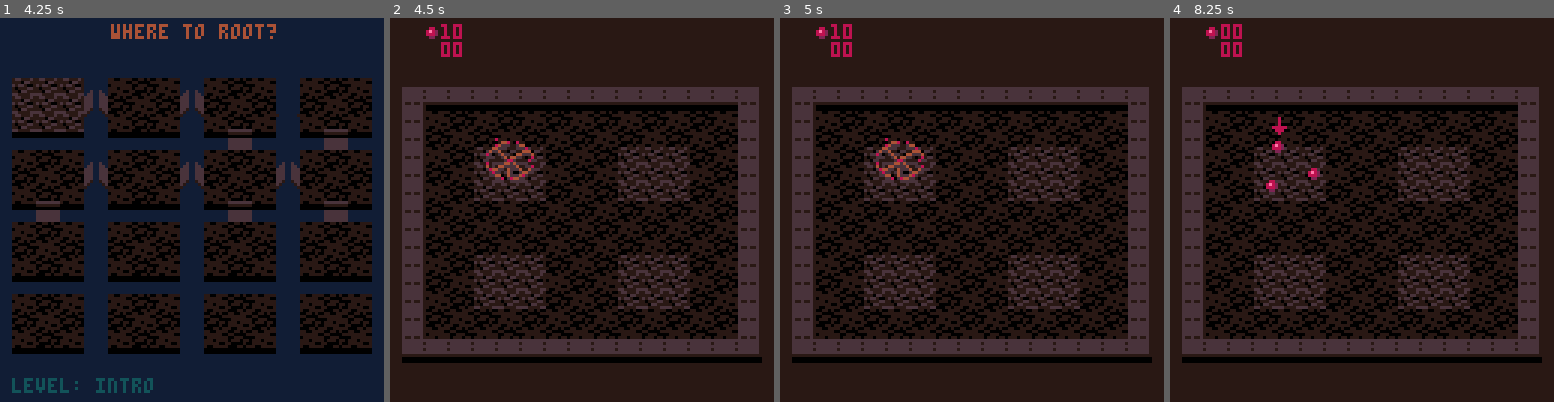
Above: before the commit, frames 1-4 (left to right).
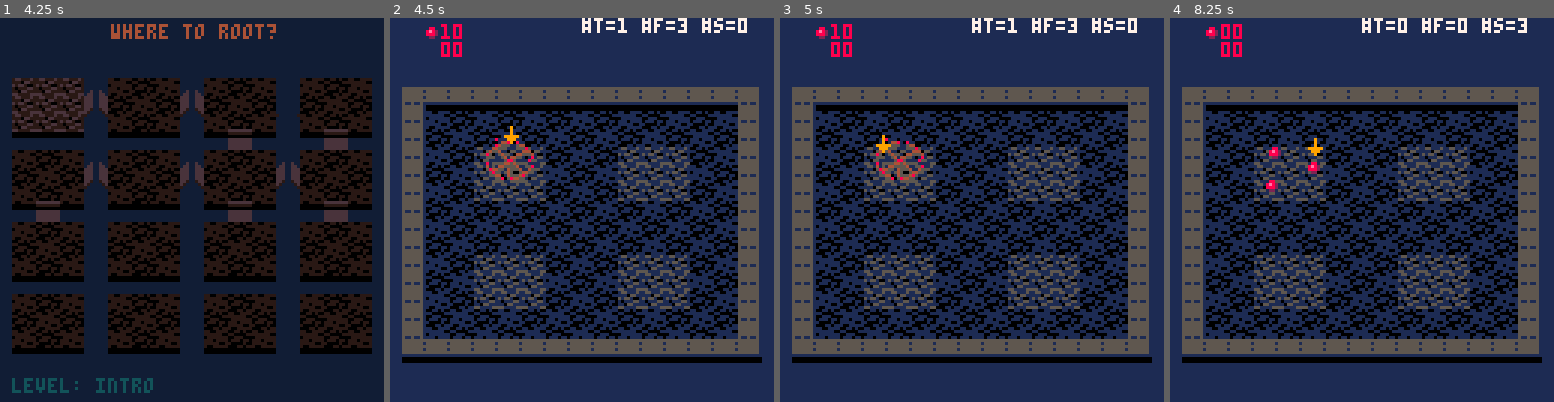
Above: after the commit, the same moments.

Repository: erwinbonsma/WhereToRootPico8
Game: PICO-8 cartridge wheretoroot.p8
The game is run twice, just before and just after one commit, with the same random seed, the same clock (stepped at 60 frames per second) and the same inputs.
Inputs:
- Up to frame 1 (4.25 s): tap O (Z key) at 0.33, 0.7, 1.43, 2.22, 3.1, 3.98 s; tap X (X key) at 1.07, 2.07, 2.4, 2.73, 3.07, 3.4, 3.73, 4.07 s; hold Left 1.97-2.37 s; hold Down 2.42-2.82 s; hold Right 2.87-3.53 s; hold Up 3.58-4.08 s; hold Right from 4.13 s (still down)
- Up to frame 2 (4.5 s): keep holding Right; tap X (X key) at 4.4 s
- Up to frame 3 (5 s): release Right at 4.53 s; hold Down from 4.58 s (still down); tap X (X key) at 4.73 s; tap O (Z key) at 4.87 s
- Up to frame 4 (8.25 s): tap X (X key) every 0.33 s from 5.07 to 8.07 s; release Down at 5.08 s; hold Left 5.13-5.8 s; tap O (Z key) at 5.75, 6.63, 7.52 s; hold Up 5.85-6.18 s; hold Left 6.23-6.63 s; hold Down 6.68-7.08 s; hold Right 7.13-7.8 s; hold Up from 7.85 s (still down)

Frame 1 is identical in both runs. In frame 2, 81% of the frame differs, in the area x 0-100%, y 0-100%; in frame 3, 81%; in frame 4, 82%.

Commit message:
Extend selection to any object

Diff:
--- a/wheretoroot.p8
+++ b/wheretoroot.p8
@@ -159,6 +159,10 @@
  )
 end
 
+function pred_true()
+ return true
+end
+
 --wrap coroutine with a name to
 --facilitate debugging crashes
 function cowrap(
@@ -640,11 +644,12 @@
 function cellgrid:del(obj)
  self:_remove(obj)
  assert(obj.grid==self)
- obj.grid=nil
 
  for o in all(self.observers) do
   o:unit_removed(obj)
  end
+
+ obj.grid=nil
 end
 
 function cellgrid:moved(obj)
@@ -1430,14 +1435,6 @@
   )
  end
 
- if self.selected then
-  spr(
-   self.player:can_root()
-   and 5 or 6,
-   self.x-3,y-7
-  )
- end
-
  pal(0)
 end
 
@@ -1501,6 +1498,7 @@
 
  o.x=x
  o.y=y
+ o.h=0
  o.r=o.r or tree_r
  o.maxseeds=o.maxseeds or 3
 
@@ -1627,6 +1625,9 @@
   self.rate_refresh+=0.1
  end
  self.age+=self.growrate
+ self.h=flr(
+  min(self.age,0.25)*4*tree_h
+ )
 
  if (self.age<0.7) return
 
@@ -1662,10 +1663,7 @@
 
 --draws the trunk
 function tree:draw()
- local h=flr(
-  min(self.age,0.25)*4*tree_h
- )
-
+ local h=self.h
  local x=self.x
  local y=flr(self.y*yscale)
  line(x-1,y,x-1,y-h,4)
@@ -1720,6 +1718,8 @@
 
  o.seeds={}
  o.trees={}
+ o.fruit={}
+
  o.total_trees=0
  o.root_cooldown=0
 
@@ -1728,7 +1728,11 @@
 
 function player:_listfor(obj)
  if isseed(obj) then
-  return self.seeds
+  if obj.grid==grid then
+   return self.seeds
+  end
+  assert(obj.grid==hgrid)
+  return self.fruit
  end
  if istree(obj) then
   return self.trees
@@ -1779,10 +1783,10 @@
  return self.root_cooldown<=0
 end
 
-function player:try_root(seed)
+function player:try_root(obj)
  if (
   self:can_root()
-  and seed:root()
+  and obj:root()
  ) then
   self.root_cooldown=15
   return true
@@ -1793,6 +1797,9 @@
 
 function player:update()
  self.root_cooldown-=1
+end
+
+function player:draw()
 end
 
 --human player
@@ -1805,6 +1812,17 @@
  setmetatable(o,self)
 
  o.selected=nil
+
+ o._up={
+  [o.trees]=o.fruit,
+  [o.fruit]=o.seeds,
+  [o.seeds]=nil
+ }
+ o._down={
+  [o.trees]=nil,
+  [o.fruit]=o.trees,
+  [o.seeds]=o.fruit
+ }
 
  return o
 end
@@ -1825,10 +1843,10 @@
 end
 
 function hplayer:unit_added(obj)
+ printh("unit_added")
  if (
   player.unit_added(self,obj)
-  and isseed(obj)
-  and #self.seeds==1
+  and self.selected==nil
  ) then
   self:_select(obj,true)
  end
@@ -1837,61 +1855,105 @@
 function hplayer:unit_removed(
  obj
 )
+ printh("unit_removed")
  if (
   player.unit_removed(self,obj)
   and obj==self.selected
+  and obj.grid!=hgrid
  ) then
+  local l=self:_listfor(obj)
   self:_unselect()
-  self:_select_closest(
-   obj.x,obj.y
+  self:_select(
+   self:_find_closest(
+    obj.x,obj.y,l,pred_true
+   )
   )
  end
 end
 
-function hplayer:_select_closest(
- x,y
-)
+--l_ini: initial search scope
+--pred: optional filter on
+--      objects to consider
+function hplayer:_find_closest(
+ x,y,l_ini,pred
+)
+ printh("_find_closest")
+
  local dmin=1000
- local nearest=nil
- for s in all(self.seeds) do
-  local d=vlen(s.x-x,s.y-y)
-  if d<dmin then
-   dmin=d
-   nearest=s
-  end
- end
- self:_select(nearest)
+ local closest=nil
+
+ local search=function(l)
+  printh("search "..#l)
+  for obj in all(l) do
+   if pred(obj) then
+    local d=vlen(
+     obj.x-x,obj.y-y
+    )
+    if d<=dmin then
+     dmin=d
+     closest=obj
+    end
+   end
+  end
+ end
+
+ --search initial scope (which
+ --may be a subset, e.g. only
+ --seeds)
+ local l=l_ini
+ while l!=nil do
+  search(l)
+  l=self._up[l]
+ end
+
+ --expand the scope downwards
+ --until something is found
+ l=self._down[l_ini]
+ while closest==nil and l!=nil do
+  search(l)
+  l=self._down[l]
+ end
+
+ if closest!=nil then
+  printh("found closest")
+ else
+  printh("found nothing")
+ end
+
+ return closest
 end
 
 function hplayer:_find_next(
  dx,dy
 )
  local sel=self.selected
- local nxt=nil
- local dmin=2000
- for s in all(self.seeds) do
-  if s!=sel then
-   local vx=s.x-sel.x
-   local vy=s.y-sel.y
-   local mx=vx*dx
-   local my=vy*dy
-   if mx>=0 and my>=0 then
-    --direction matches
-    local d=abs(mx)+abs(my)
-    if (
-     (dx!=0)==(abs(vx)<=abs(vy))
-    ) then
-     --not in target quadrant
-     d+=1000
-    end
-
-    if d<dmin then
-     dmin=d
-     nxt=s
-    end
-   end
-  end
- end
+
+ local pred=function(obj)
+  if (obj==sel) return false
+
+  local vx=obj.x-sel.x
+  local mx=vx*dx
+  if (mx<0) return false
+
+  local vy=obj.y-sel.y
+  local my=vy*dy
+  if (my<0) return false
+
+  --direction matches
+  if (
+   (dx!=0)==(abs(vx)<=abs(vy))
+  ) then
+   --not in target quadrant
+   return false
+  end
+
+  return true
+ end
+
+ local l=self:_listfor(sel)
+ local nxt=self:_find_closest(
+  sel.x,sel.y,l,pred
+ )
 
  return nxt
 end
@@ -1900,10 +1962,9 @@
 function hplayer:_try_move(
  dx,dy
 )
- local nxt=nil
- if self:can_root() then
-  nxt=self:_find_next(dx,dy)
- end
+ local nxt=self:_find_next(
+  dx,dy
+ )
 
  if nxt!=nil then
   self:_unselect()
@@ -1914,6 +1975,17 @@
  end
 end
 
+function hplayer:_can_root_obj(
+ obj
+)
+ return (
+  self:can_root()
+  and isseed(obj)
+  and obj.grid==grid
+  and obj:can_root()
+ )
+end
+
 function hplayer:update()
  player.update(self)
 
@@ -1930,15 +2002,34 @@
   self:_try_move(0,1)
  end
  if btnp(❎) then
-  if (
-   self.selected==nil or
-   not self:try_root(
+  if not (
+   self:_can_root_obj(
+    self.selected
+   )
+   and self:try_root(
     self.selected
    )
   ) then
    sfx(13)
   end
  end
+end
+
+function hplayer:draw()
+ --selection arrow
+ local y=flr(
+  self.selected.y*yscale
+ )-self.selected.h-5
+
+ pal(6,9)
+ pal(7,10)
+ spr(
+  self:_can_root_obj(
+   self.selected
+  ) and 5 or 6,
+  self.selected.x-3,y-7
+ )
+ pal()
 end
 
 --computer player
@@ -1994,6 +2085,8 @@
 --main
 
 function _init()
+ printh("*** _init() ***")
+
  pal({
   [1]=-16,--dark brown (bg)
   [8]=-8, --dark red
@@ -2055,6 +2148,7 @@
   end
   add(self.players,plyr)
   grid:add_observer(plyr)
+  hgrid:add_observer(plyr)
 
   local t=tree:new(
    p[1],p[2],{player=plyr}
@@ -2168,6 +2262,10 @@
 
 -- self.goal:draw_debug()
 
+ for p in all(self.players) do
+  p:draw()
+ end
+
  camera()
 
  self.goal:draw()
@@ -2180,6 +2278,13 @@
    c=4
   end
  end
+
+ local human=self.players[1]
+ print(
+  "#t="..#human.trees..
+  " #f="..#human.fruit..
+  " #s="..#human.seeds,
+  64,0,7)
 end
 
 function _draw()
